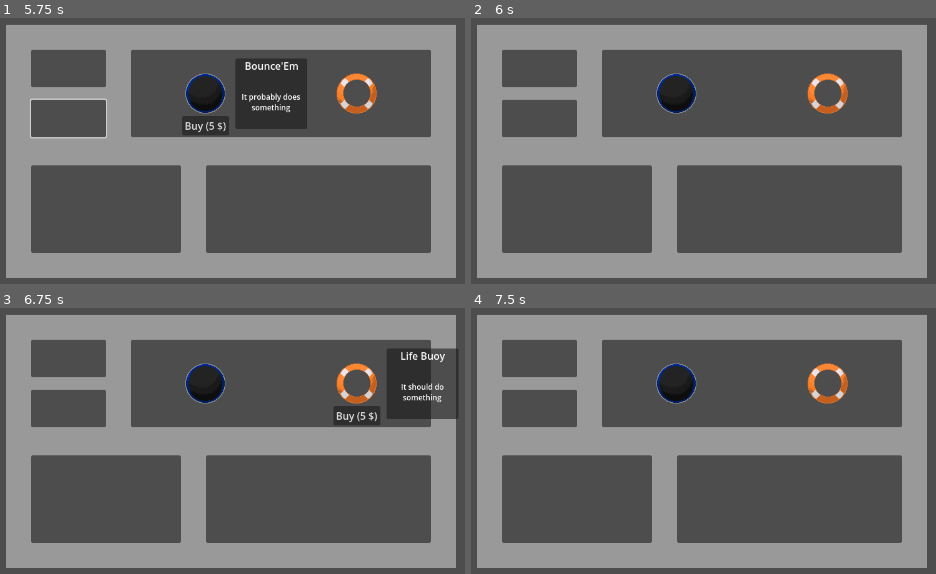
Above: before the commit, frames 1-4 (two rows, left to right).
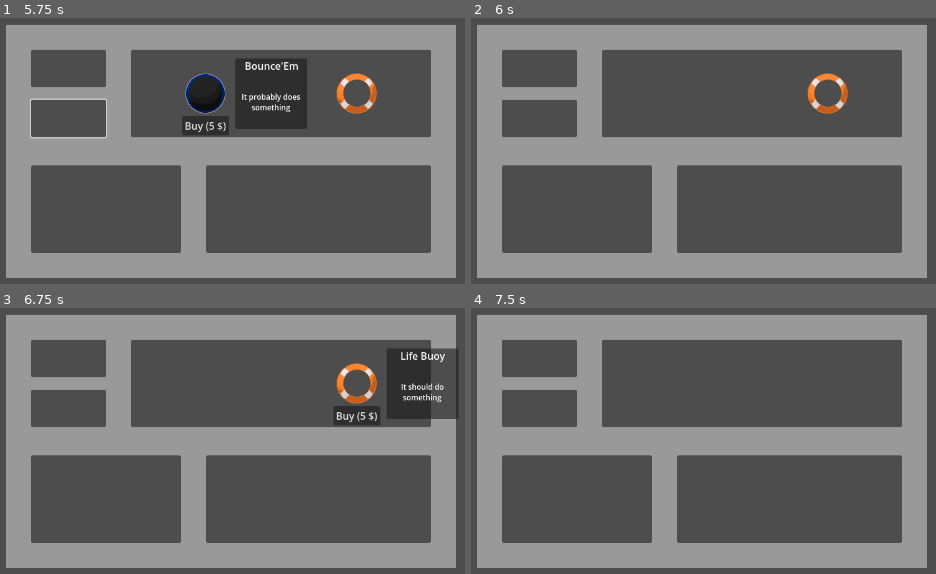
Above: after the commit, the same moments.

Repository: FiCeHo/Plink-go
Game: Godot game, scene res://shop/shop_screen.tscn
Same seed, same stepped clock (60 frames per second), same inputs: the game is played once before the commit and once after it.
Inputs (mouse positions are in pixels of both pictures, inside the frame that each line leads up to):
- Up to frame 1 (5.75 s): click (69, 68) at 0.5 s; click (69, 68) at 1.25 s; click (69, 119) at 2 s; click (69, 119) at 2.75 s; click (69, 68) at 3.5 s; click (69, 119) at 4.25 s; tap Enter at 5 s; move the mouse to (204, 92) at 5.02 s; click (204, 92) at 5.17 s
- Up to frame 2 (6 s): click "Buy (5 $)" at 5.75 s
- Up to frame 3 (6.75 s): tap Space at 6.5 s; move the mouse to (358, 382) at 6.52 s; click (358, 382) at 6.67 s
- Up to frame 4 (7.5 s): click "Buy (5 $)" at 7.25 s

Frame 1 is identical in both runs. In frame 2, 1.0% of the frame differs, in the area x 39-49%, y 20-37%; in frame 3, 1.0%; in frame 4, 1.6%, in the area x 39-82%, y 20-37%.

Commit message:
wqhatever

Diff:
--- a/plink-go!/shop/shop_screen.gd
+++ b/plink-go!/shop/shop_screen.gd
@@ -66,7 +66,15 @@
 	buy_button.show()
 
 func _on_buy_button_pressed():
+	if not current_selected_item:
+		return
+
+	# Disable card
+	current_selected_item.get_node("TextureRect").visible = false
+	current_selected_item.mouse_filter = Control.MOUSE_FILTER_IGNORE
 
 	details_panel.hide()
 	buy_button.hide()
 	current_selected_item = null
+	current_selected_type = ""
+	current_selected_data = null
